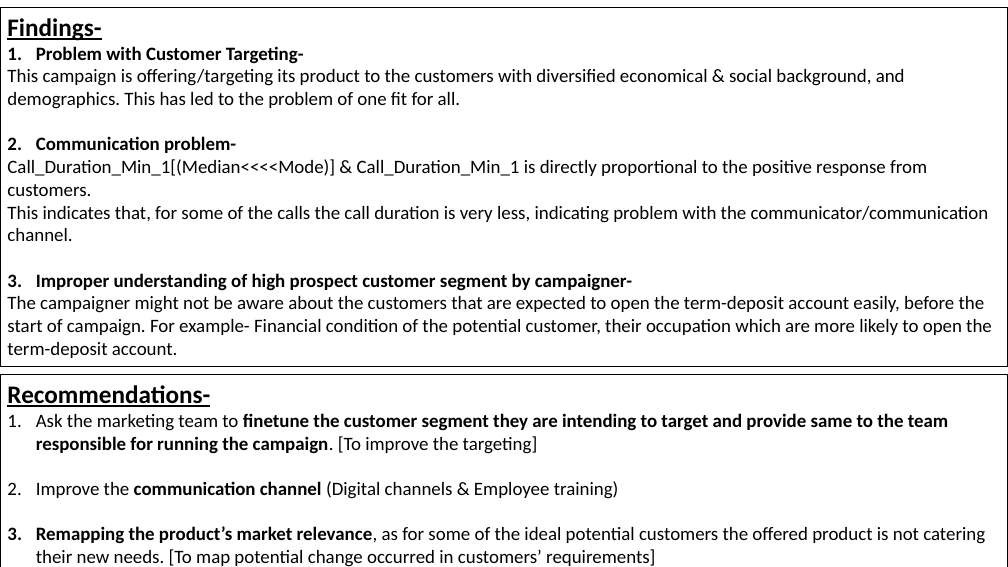
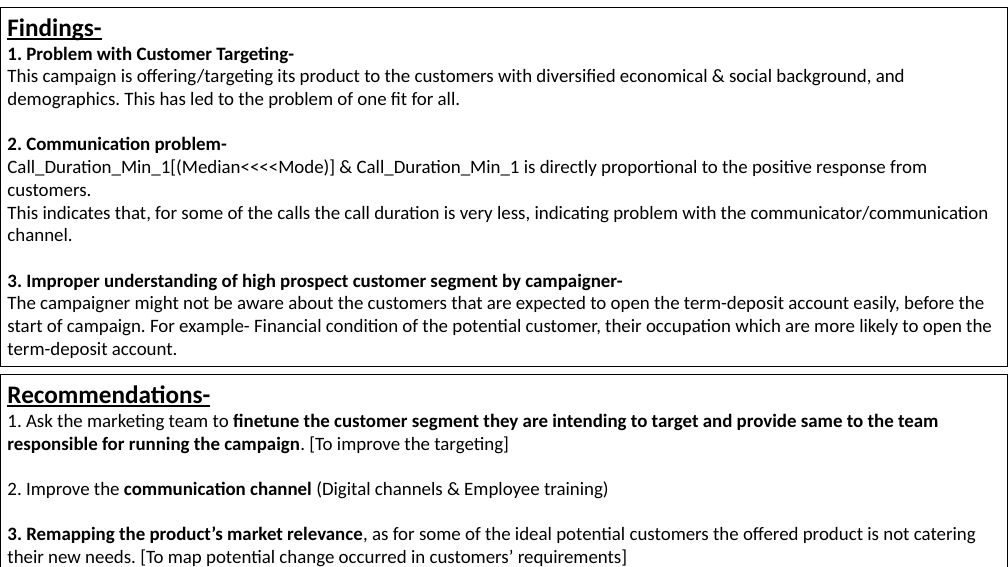
Before and after one commit to Aniruddhakhedkar/EDA_to_Evaluate_Bank_Telemarketing_Campaign_for_Revenue_Enhancement, a slide deck: slide 15 of Insights_and_Recommendations_File.pptx. Drawn at 1008x567 pixels with LibreOffice and Linux fonts; fonts in the diff are those of the drawing. Boxes give left, top, right and bottom in pixels: in the first picture for what was removed or moved away, otherwise in the second. Text is boxed around its words. In the diff, an @@ line names an element or a change of style, - is before the commit and + after.

```diff
--- a/Insights_and_Recommendations_File.pptx
+++ b/Insights_and_Recommendations_File.pptx
@@ text in rectangle at box(7, 46, 294, 64): text changed @@
-1. Problem with Customer Targeting-
+1. Problem with Customer Targeting-
@@ text in rectangle at box(7, 136, 227, 153): text changed @@
-1. Communication problem-
+2. Communication problem-
@@ text in rectangle at box(7, 273, 622, 291): text changed @@
-1. Improper understanding of high prospect customer segment by campaigner-
+3. Improper understanding of high prospect customer segment by campaigner-
@@ text in rectangle at box(7, 413, 976, 567): text changed @@
-1. Ask the marketing team to finetune the customer segment they are intending to target and provide same to the team responsible for running the campaign. [To improve the targeting]
-2. Improve the communication channel (Digital channels & Employee training)
-3. Remapping the product’s market relevance, as for some of the ideal potential customers the offered product is not catering their new needs. [To map potential change occurred in customers’ requirements]
+1. Ask the marketing team to finetune the customer segment they are intending to target and provide same to the team responsible for running the campaign. [To improve the targeting]
+2. Improve the communication channel (Digital channels & Employee training)
+3. Remapping the product’s market relevance, as for some of the ideal potential customers the offered product is not catering their new needs. [To map potential change occurred in customers’ requirements]
```
